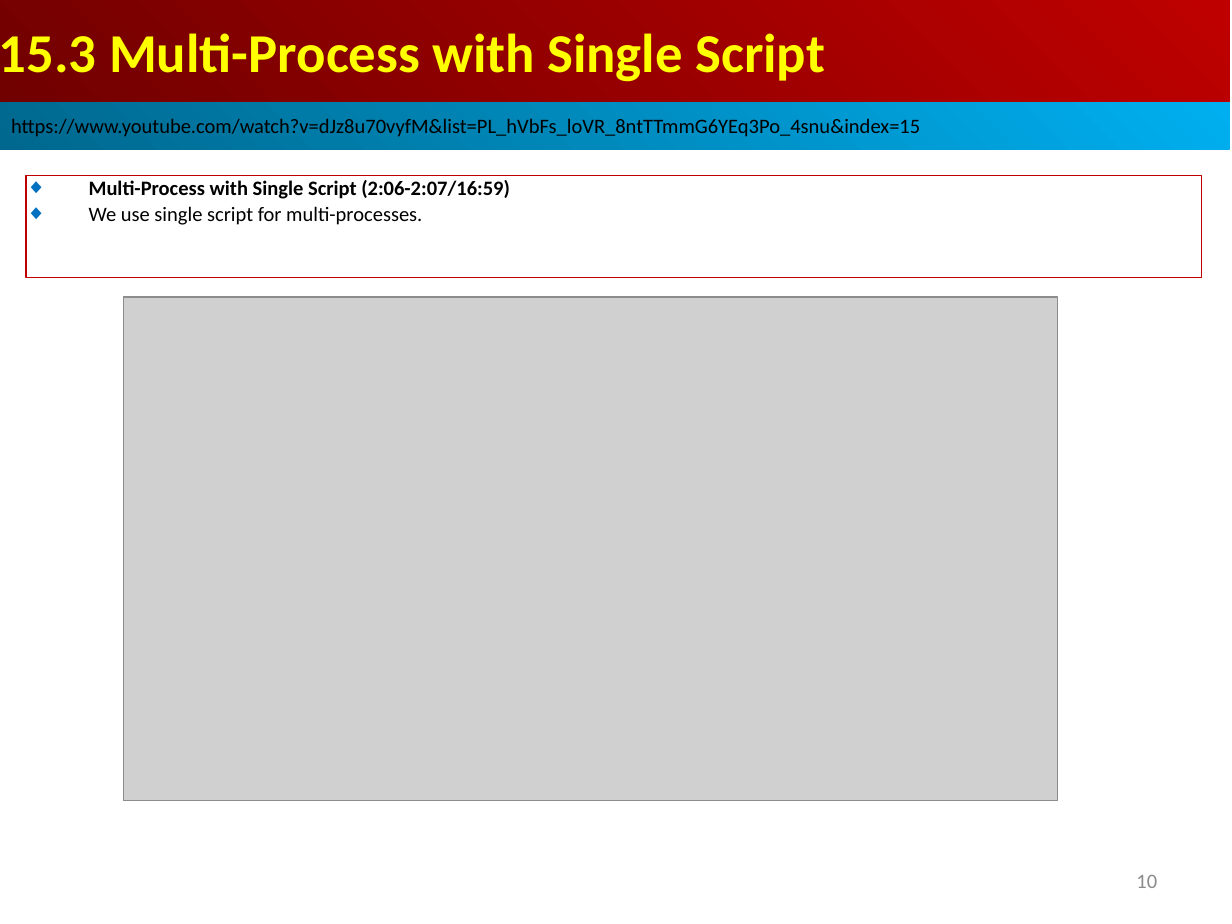
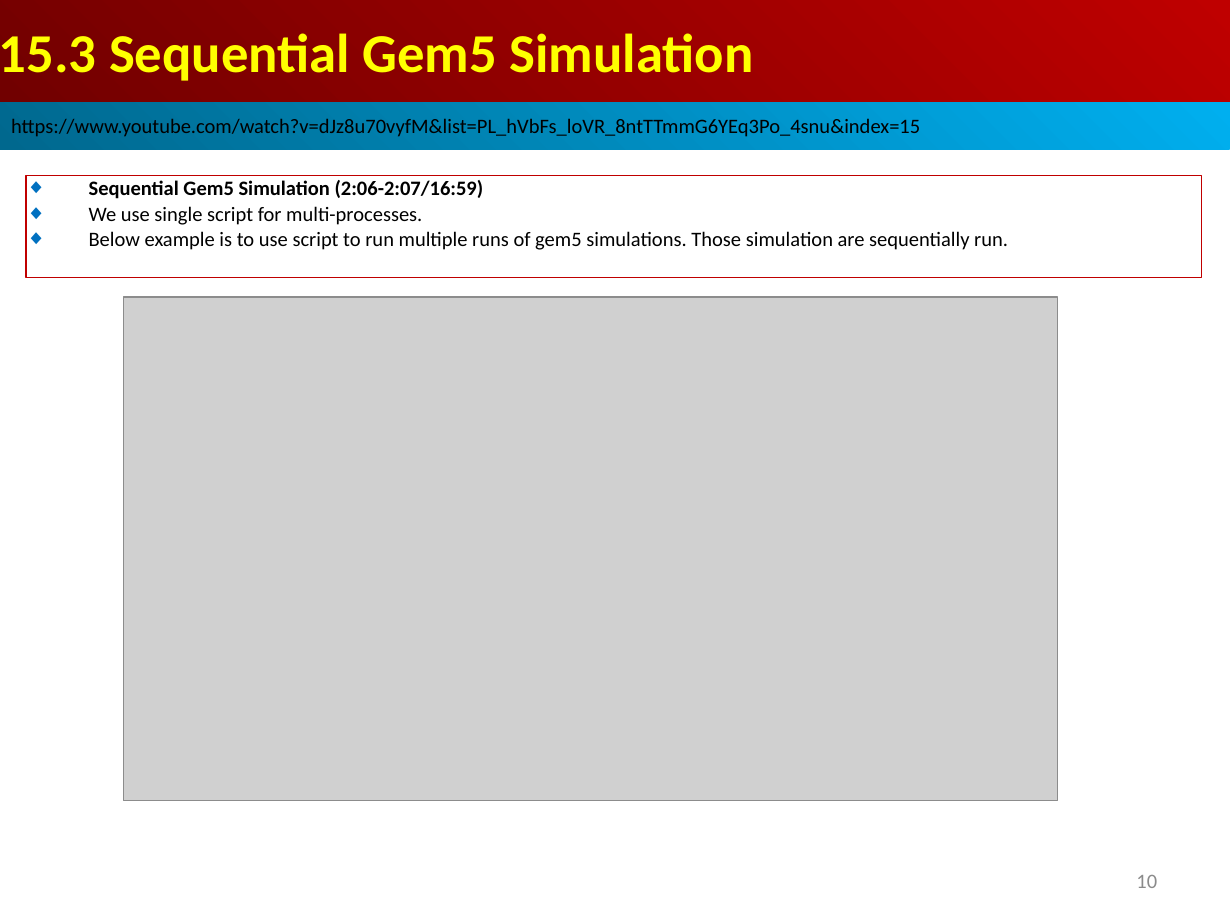
Before and after one commit to peterhchen/AIU_CS850_Gem5_McPAT, a slide deck: slide 10 of 050_Gem5/015.MultiSim/000_Video/015.MultiSim.ppt. Drawn at 1232x924 pixels with LibreOffice and Linux fonts; fonts in the diff are those of the drawing; grey boxes stand for pictures. Boxes give left, top, right and bottom in pixels: in the first picture for what was removed or moved away, otherwise in the second. Text is boxed around its words. In the diff, an @@ line names an element or a change of style, - is before the commit and + after.

```diff
--- a/050_Gem5/015.MultiSim/000_Video/015.MultiSim.ppt
+++ b/050_Gem5/015.MultiSim/000_Video/015.MultiSim.ppt
@@ text in rectangle at [0,33,754,81]: text changed @@
-15.3 Multi-Process with Single Script
+15.3 Sequential Gem5 Simulation
@@ text in rectangle at [89,180,484,199]: text changed @@
-◆ Multi-Process with Single Script (2:06-2:07/16:59)
+◆ Sequential Gem5 Simulation (2:06-2:07/16:59)
@@ text in rectangle at [89,231,1008,250]: paragraph added @@
+◆ Below example is to use script to run multiple runs of gem5 simulations. Those simulation are sequentially run.
```
Also in this commit, not shown: 3 other slides changed.
